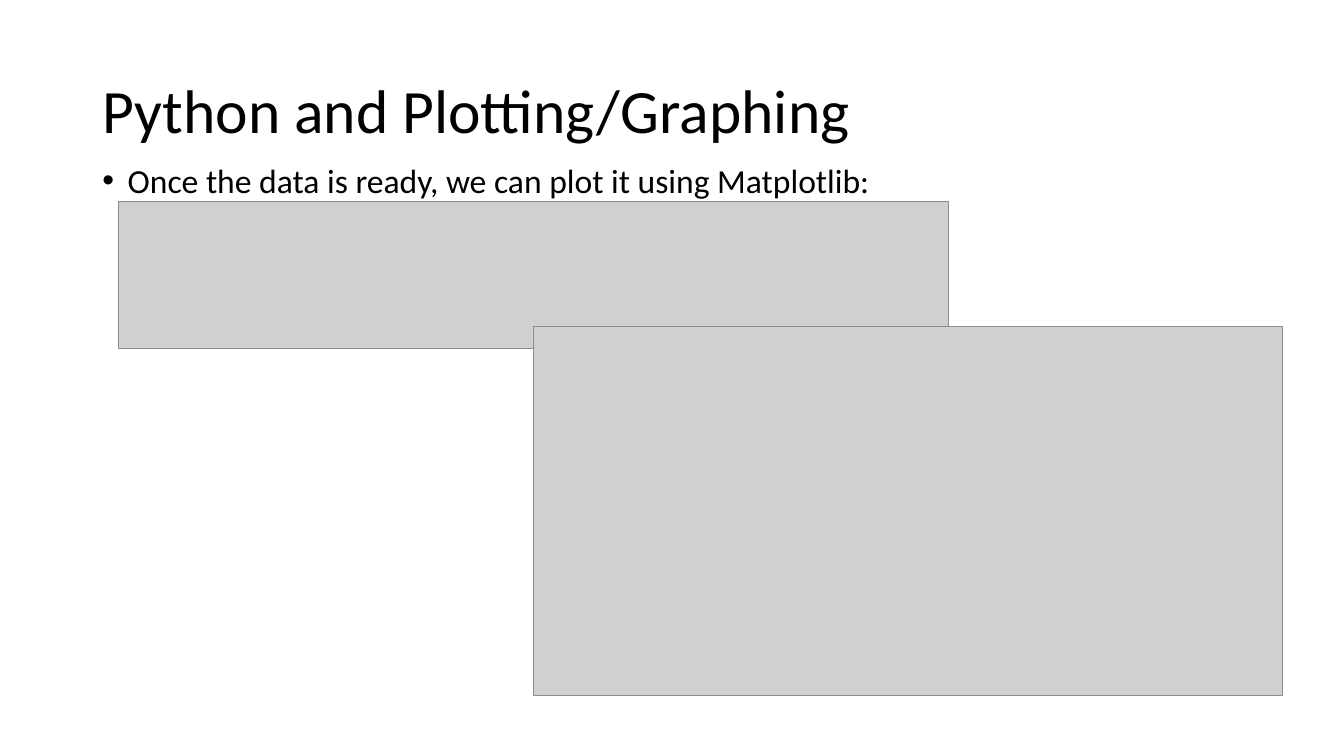
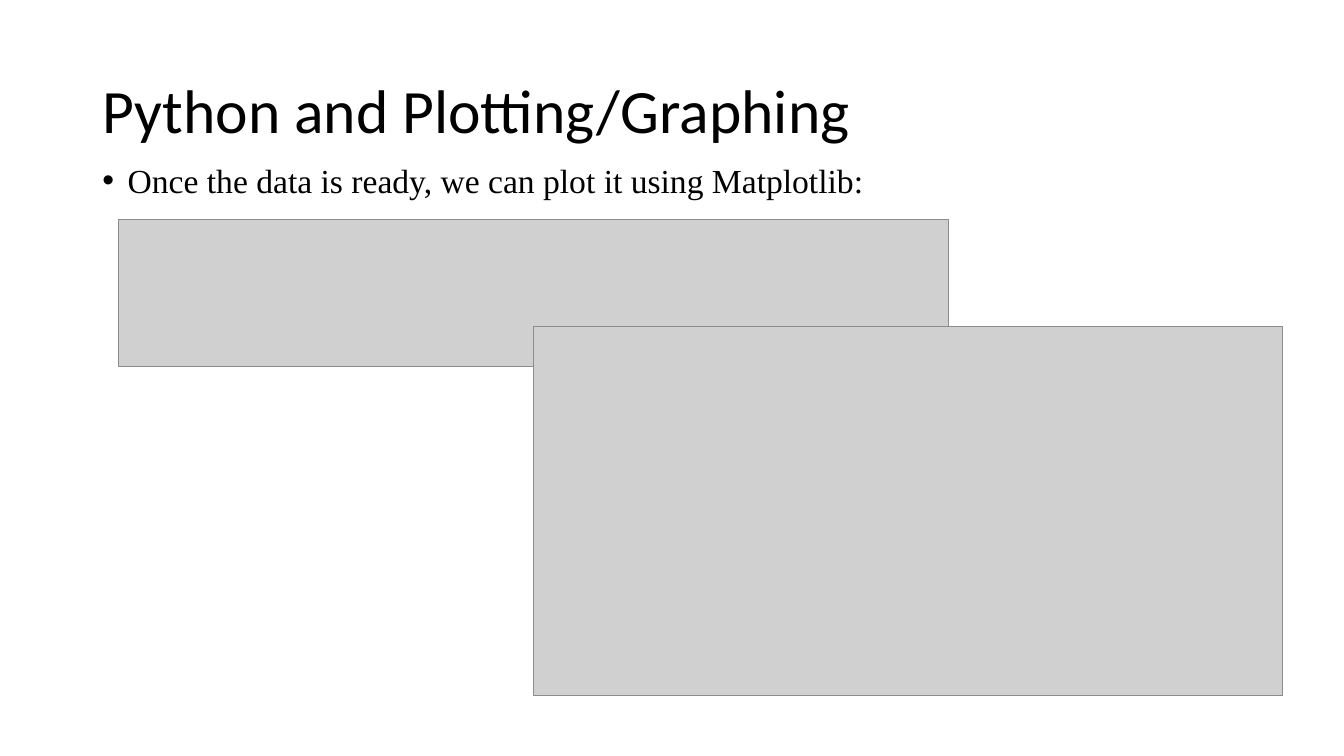
Before and after one commit to ndeshpa/Bootcamp, a slide deck: slide 6 of Lab/DataVisualization/PythonLabPlots.pptx. Drawn at 1344x756 pixels with LibreOffice and Linux fonts; fonts in the diff are those of the drawing; grey boxes stand for pictures. Boxes give left, top, right and bottom in pixels: in the first picture for what was removed or moved away, otherwise in the second. Text is boxed around its words. In the diff, an @@ line names an element or a change of style, - is before the commit and + after.

Commit message:
Formatting changes

```diff
--- a/Lab/DataVisualization/PythonLabPlots.pptx
+++ b/Lab/DataVisualization/PythonLabPlots.pptx
@@ text "Once the data is ready, ..." at box(128, 169, 863, 199): font Calibri to Times New Roman @@
@@ picture: place and size @@
-picture at box(119, 202, 950, 349)
+picture at box(119, 219, 950, 366)
```
Also in this commit, not shown: 9 other slides changed.
